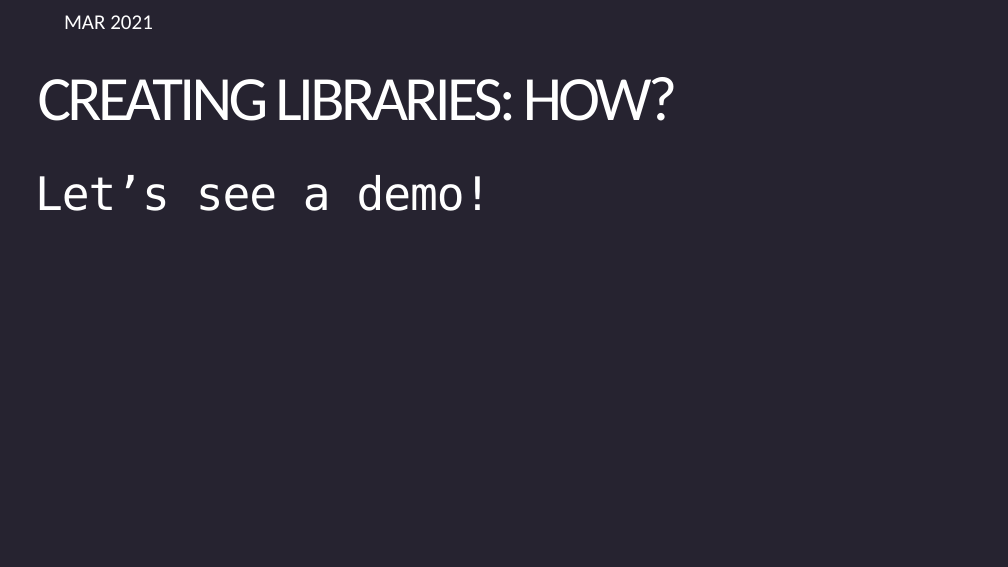
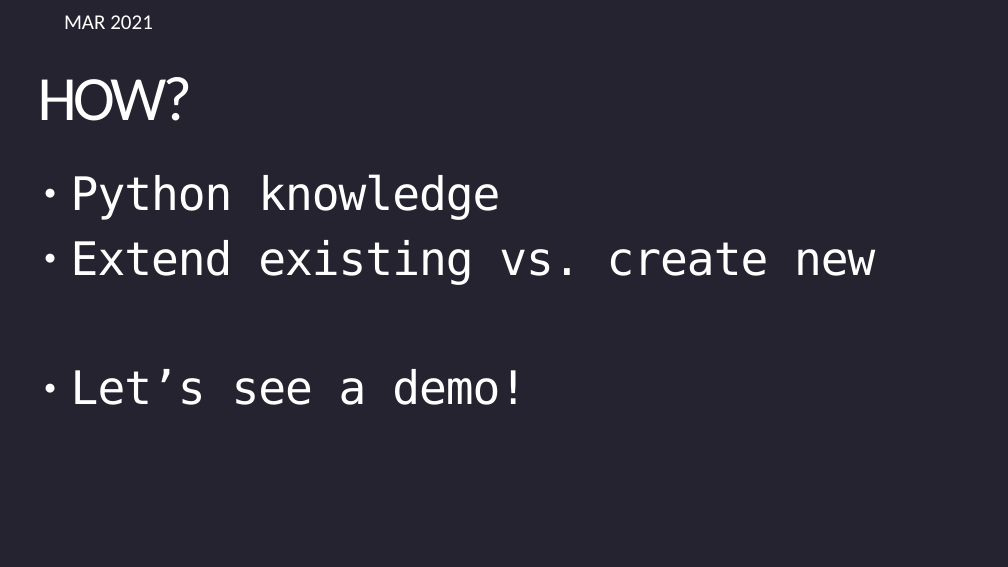
Before and after one commit to pekkaklarck/robot-libraries-why-and-how, a slide deck: slide 4 of RobotLibrariesWhyAndHow.odp. Drawn at 1008x567 pixels with LibreOffice and Linux fonts; fonts in the diff are those of the drawing; background and template pictures are left out. Boxes give left, top, right and bottom in pixels: in the first picture for what was removed or moved away, otherwise in the second. Text is boxed around its words. In the diff, an @@ line names an element or a change of style, - is before the commit and + after.

```diff
--- a/RobotLibrariesWhyAndHow.odp
+++ b/RobotLibrariesWhyAndHow.odp
@@ title at [38, 77, 192, 121]: text changed @@
-CREATING LIBRARIES: HOW?
+HOW?
@@ text at [71, 174, 875, 285]: paragraphs added @@
+● Python knowledge
+● Extend existing vs. create new
@@ text at [71, 369, 527, 405]: bullet none to ● @@
```
Also in this commit, not shown: 1 other slide changed, 1 other file.
